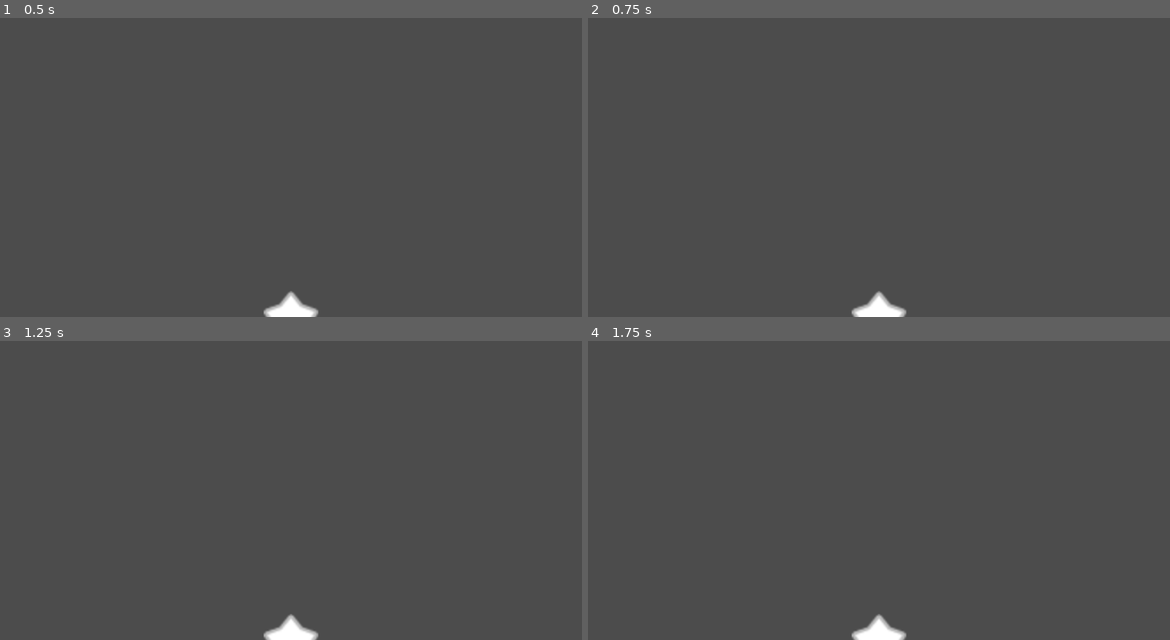
Above: before the commit, frames 1-4 (two rows, left to right).
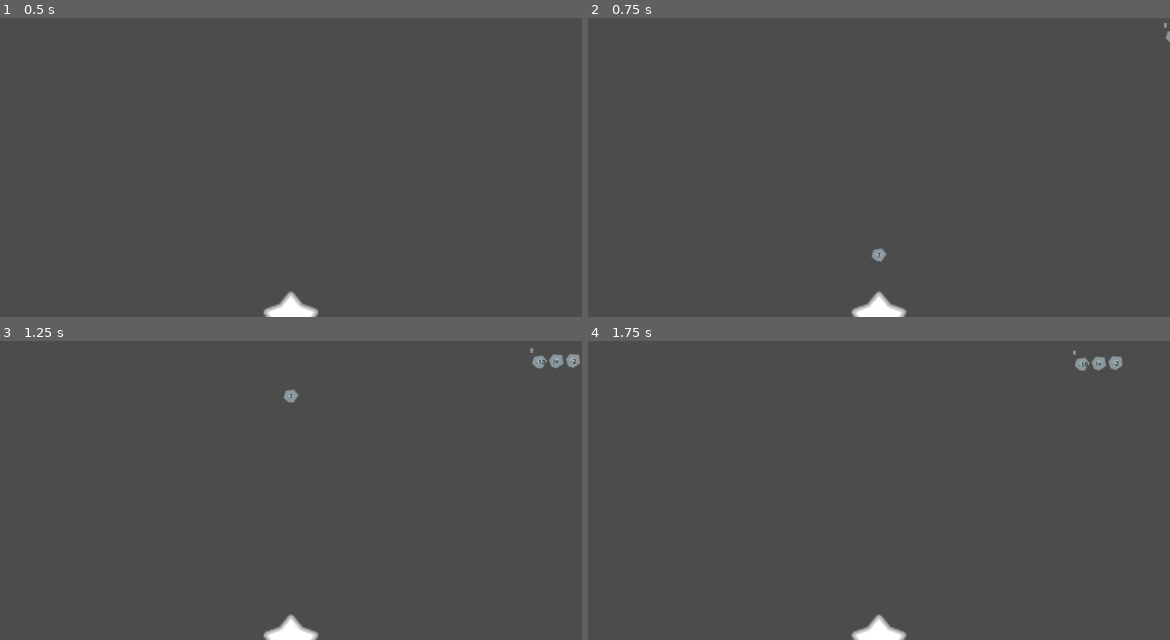
Above: after the commit, the same moments.

Repository: caleb-vincent/space-math
Game: Godot game, scene res://Debris/Debris.tscn
Same seed, same stepped clock (60 frames per second), same inputs: the game is played once before the commit and once after it. This scene is started directly instead of the project's main scene.
Inputs (mouse positions are in pixels of both pictures, inside the frame that each line leads up to):
- Up to frame 1 (0.5 s): no input
- Up to frame 2 (0.75 s): tap Enter at 0.5 s; move the mouse to (1007, 137) at 0.52 s; click (1007, 137) at 0.67 s
- Up to frame 3 (1.25 s): no input
- Up to frame 4 (1.75 s): drag from (762, 493) to (849, 541) at 1.27 s

Frame 1 is identical in both runs. In frame 2, 0.1% of the frame differs, in the area x 48-100%, y 1-82%; in frame 3, 0.3%, in the area x 48-100%, y 2-21%; in frame 4, 0.3%.
Error before the commit: Parse Error: Can't preload resource at path: res://Debris/DebrisCluster.tscn

Commit message:
remove DebrisCluster

Diff:
--- a/Debris/Debris.tscn
+++ b/Debris/Debris.tscn
@@ -7,7 +7,6 @@
 
 
 const DebrisPiece = preload(\"DebrisPiece.tscn\")
-const DebrisCluster = preload(\"DebrisCluster.tscn\")
 
 func _ready() -> void:
 	randomize()
